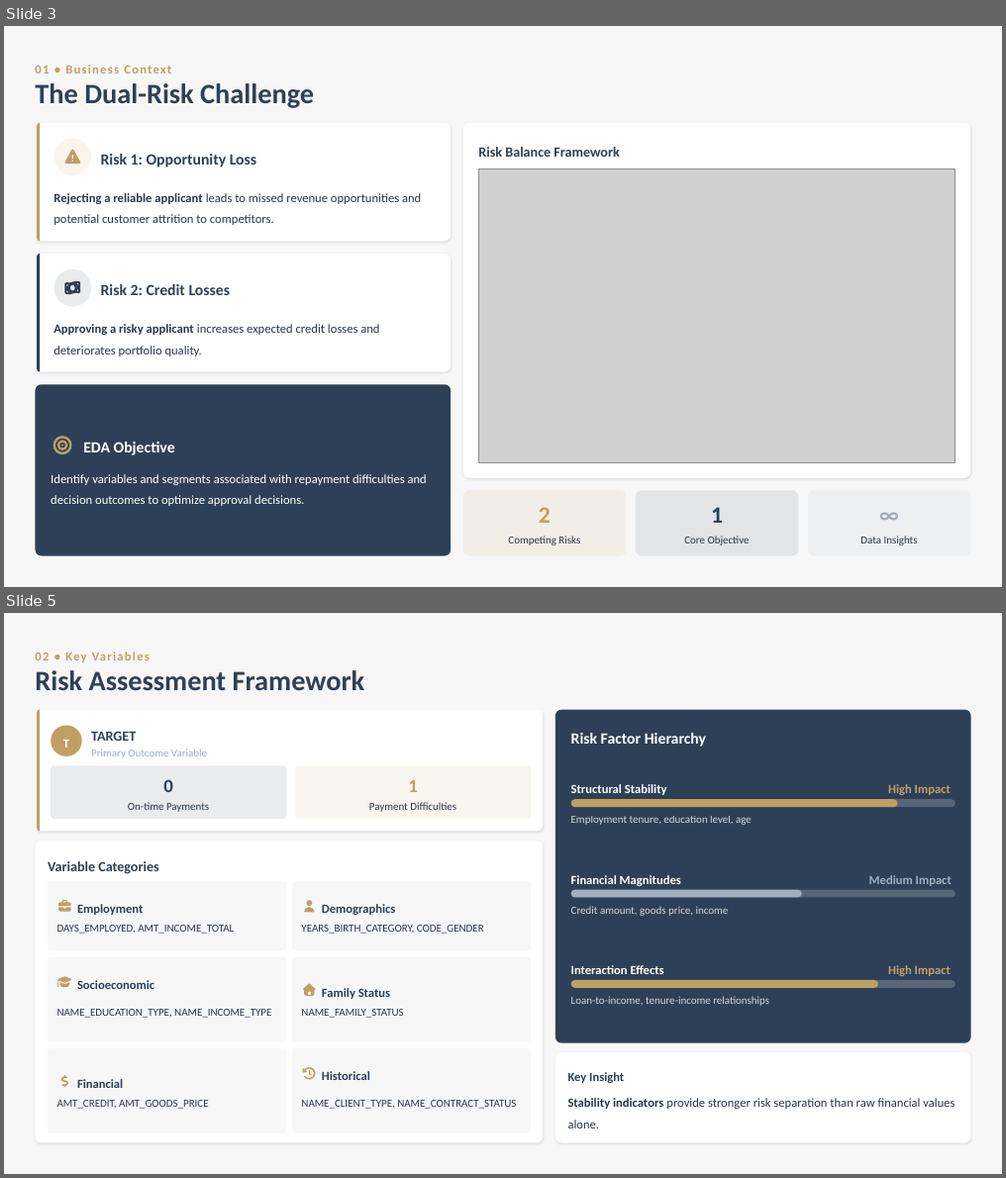
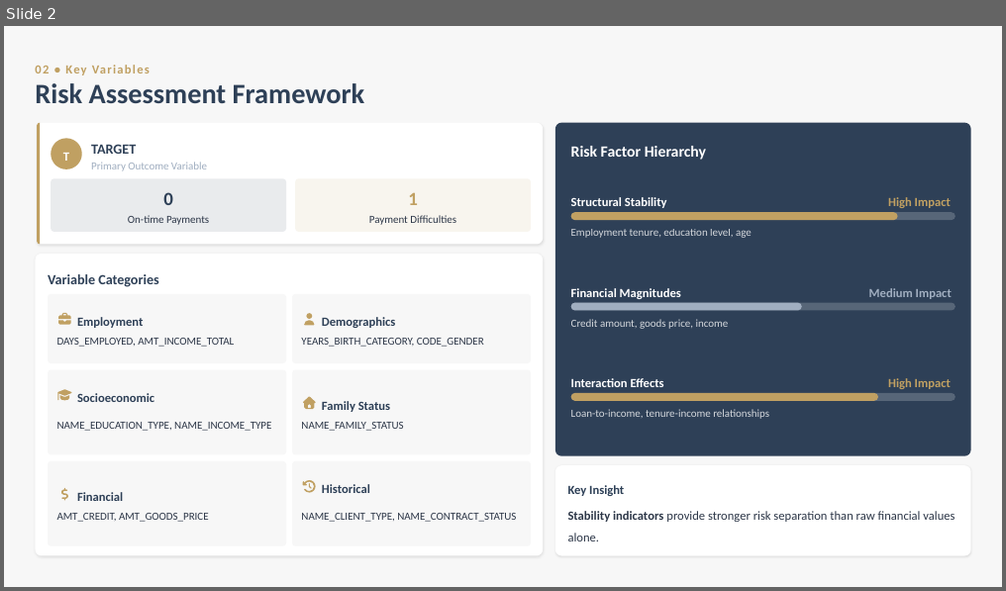
Before and after one commit to skyexry/Data-Bootcamp-Credit-Risk-EDA, a slide deck: Credit Risk Exploratory Data Analysis.pptx. Shown one above the other, each under a label of ours: slides 3 and 5 before the commit, slide 2 after it; the slides between them are not shown. The pictures are 1006x1178 and 1006x591 pixels, drawn with LibreOffice and Linux fonts; fonts in the diff are those of the drawing; grey boxes stand for pictures. Boxes give left, top, right and bottom in pixels: in the first picture for what was removed or moved away, otherwise in the second. Text is boxed around its words. In the diff, an @@ line names an element or a change of style, - is before the commit and + after.

```diff
--- a/Credit Risk Exploratory Data Analysis.pptx
+++ b/Credit Risk Exploratory Data Analysis.pptx
@@ slide 3 removed at (x1=4, y1=26, x2=1002, y2=587), background #F7F7F7 @@
@@ text removed at (x1=35, y1=65, x2=171, y2=74) @@
-01 • Business Context
@@ text removed at (x1=35, y1=83, x2=314, y2=108) @@
-The Dual-Risk Challenge
@@ freeform shape removed at (x1=37, y1=123, x2=450, y2=241) @@
@@ freeform shape removed at (x1=37, y1=123, x2=40, y2=241) @@
@@ freeform shape removed at (x1=54, y1=138, x2=91, y2=175) @@
@@ freeform shape removed at (x1=463, y1=123, x2=970, y2=478) @@
@@ freeform shape removed at (x1=64, y1=150, x2=80, y2=166) @@
@@ text removed at (x1=101, y1=154, x2=256, y2=168) @@
-Risk 1: Opportunity Loss
@@ text removed at (x1=478, y1=147, x2=619, y2=157) @@
-Risk Balance Framework
@@ picture removed at (x1=478, y1=170, x2=954, y2=464) @@
@@ text removed at (x1=54, y1=193, x2=421, y2=225) @@
-Rejecting a reliable applicant leads to missed revenue opportunities and potential customer attrition to competitors.
@@ freeform shape removed at (x1=37, y1=254, x2=450, y2=372) @@
@@ freeform shape removed at (x1=37, y1=254, x2=40, y2=372) @@
@@ freeform shape removed at (x1=54, y1=270, x2=91, y2=307) @@
@@ freeform shape removed at (x1=64, y1=280, x2=80, y2=296) @@
@@ text removed at (x1=101, y1=284, x2=231, y2=295) @@
-Risk 2: Credit Losses
@@ text removed at (x1=54, y1=324, x2=379, y2=357) @@
-Approving a risky applicant increases expected credit losses and deteriorates portfolio quality.
@@ freeform shape removed at (x1=36, y1=384, x2=450, y2=556) @@
@@ freeform shape removed at (x1=54, y1=436, x2=72, y2=455) @@
@@ text removed at (x1=83, y1=442, x2=175, y2=456) @@
-EDA Objective
@@ text removed at (x1=51, y1=474, x2=427, y2=506) @@
-Identify variables and segments associated with repayment difficulties and decision outcomes to optimize approval decisions.
@@ freeform shape removed at (x1=463, y1=491, x2=626, y2=557) @@
@@ freeform shape removed at (x1=636, y1=491, x2=799, y2=557) @@
@@ freeform shape removed at (x1=808, y1=491, x2=971, y2=557) @@
@@ text removed at (x1=812, y1=500, x2=967, y2=528) @@
-∞
@@ text removed at (x1=539, y1=507, x2=550, y2=523) @@
-2
@@ text removed at (x1=711, y1=507, x2=723, y2=523) @@
-1
@@ text removed at (x1=508, y1=536, x2=580, y2=546) @@
-Competing Risks
@@ text removed at (x1=684, y1=536, x2=749, y2=546) @@
-Core Objective
@@ text removed at (x1=860, y1=536, x2=918, y2=546) @@
-Data Insights
@@ what was slide 5 is now slide 2 @@
```
Also in this commit, not shown: 6 slides changed, 2 slides added, 3 other slides removed.
